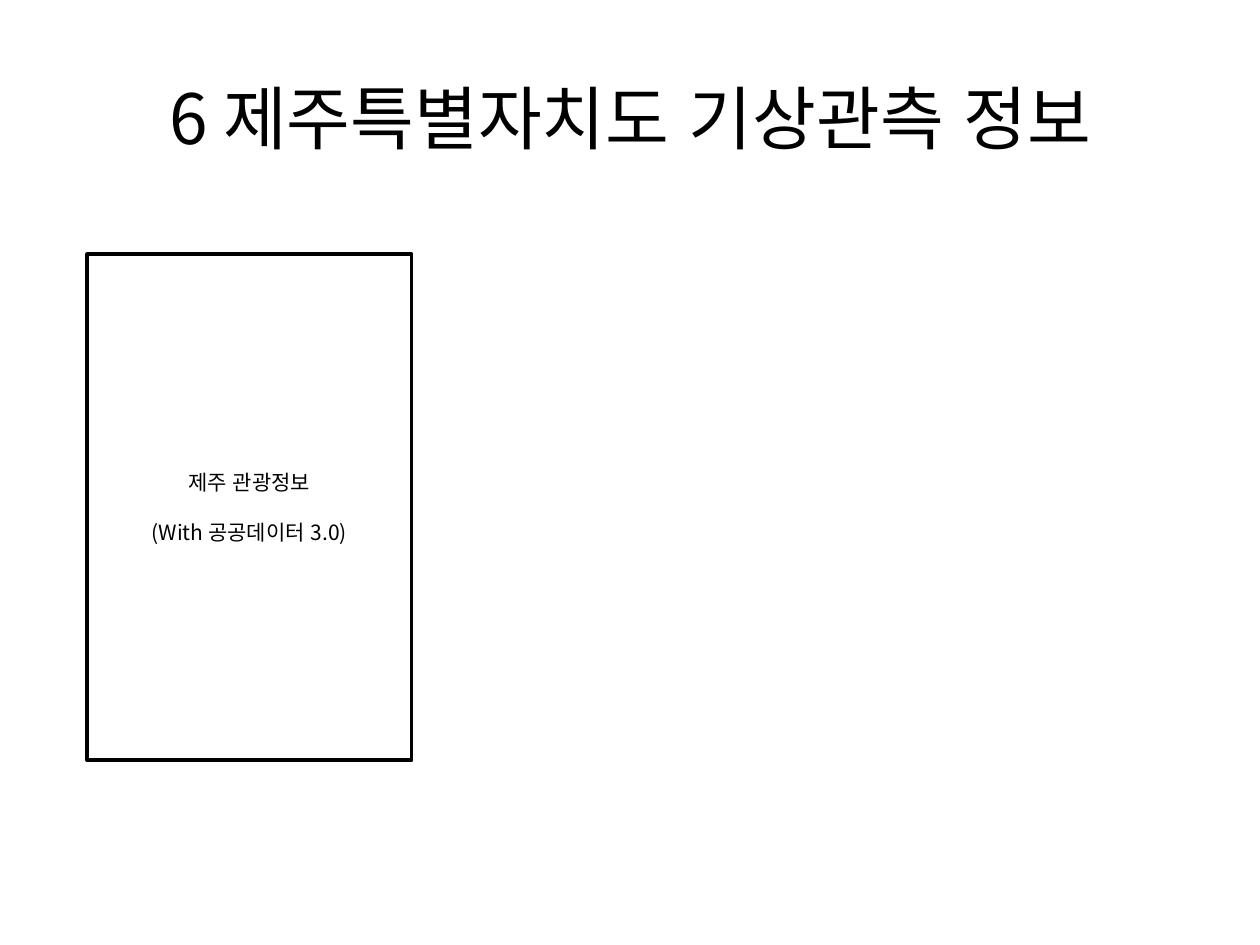
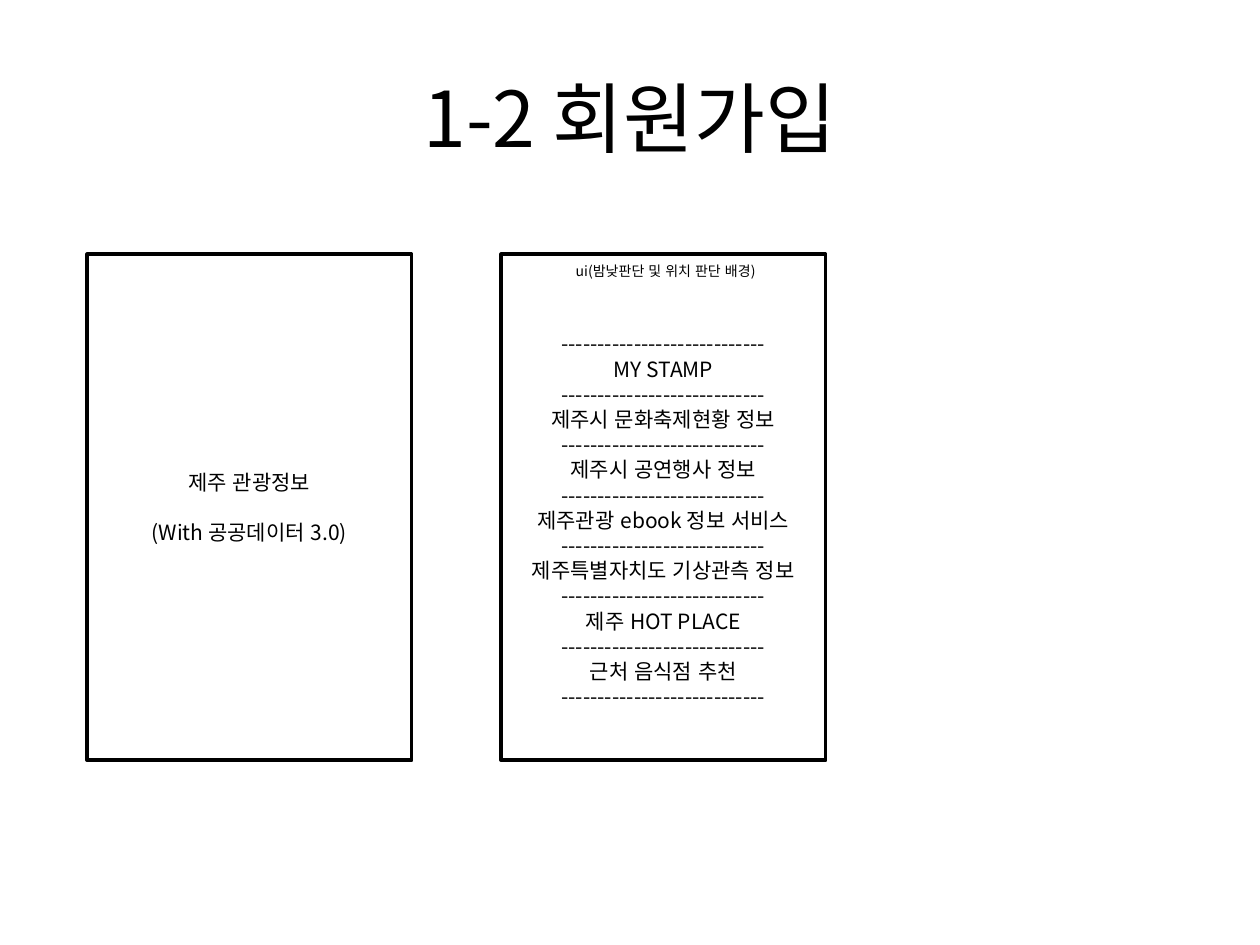
Before and after one commit to Seo-Sang-Eun/test01, a slide deck: slide 5 of Project Info/ui.pptx (slide 8 before the commit). Drawn at 1260x945 pixels with LibreOffice and Linux fonts; fonts in the diff are those of the drawing. Boxes give left, top, right and bottom in pixels: in the first picture for what was removed or moved away, otherwise in the second. Text is boxed around its words. In the diff, an @@ line names an element or a change of style, - is before the commit and + after.

Commit message:
ppt update
ppt update

```diff
--- a/Project Info/ui.pptx
+++ b/Project Info/ui.pptx
@@ title at [423, 83, 836, 153]: text changed; size 39.6 to 44 pt @@
-6 제주특별자치도 기상관측 정보
+1-2 회원가입
@@ rectangle added at [501, 255, 827, 761], fill #FFFFFF, outline #000000 2 pt, 12 pt, text #000000 @@
+ui(밤낮판단 및 위치 판단 배경)
+----------------------------
+MY STAMP
+----------------------------
+제주시 문화축제현황 정보
+----------------------------
+제주시 공연행사 정보
+----------------------------
+제주관광 ebook 정보 서비스
+----------------------------
+제주특별자치도 기상관측 정보
+----------------------------
+제주 HOT PLACE
+----------------------------
+근처 음식점 추천
+----------------------------
```
Also in this commit, not shown: 5 other slides changed, 2 slides added, 1 other file.
